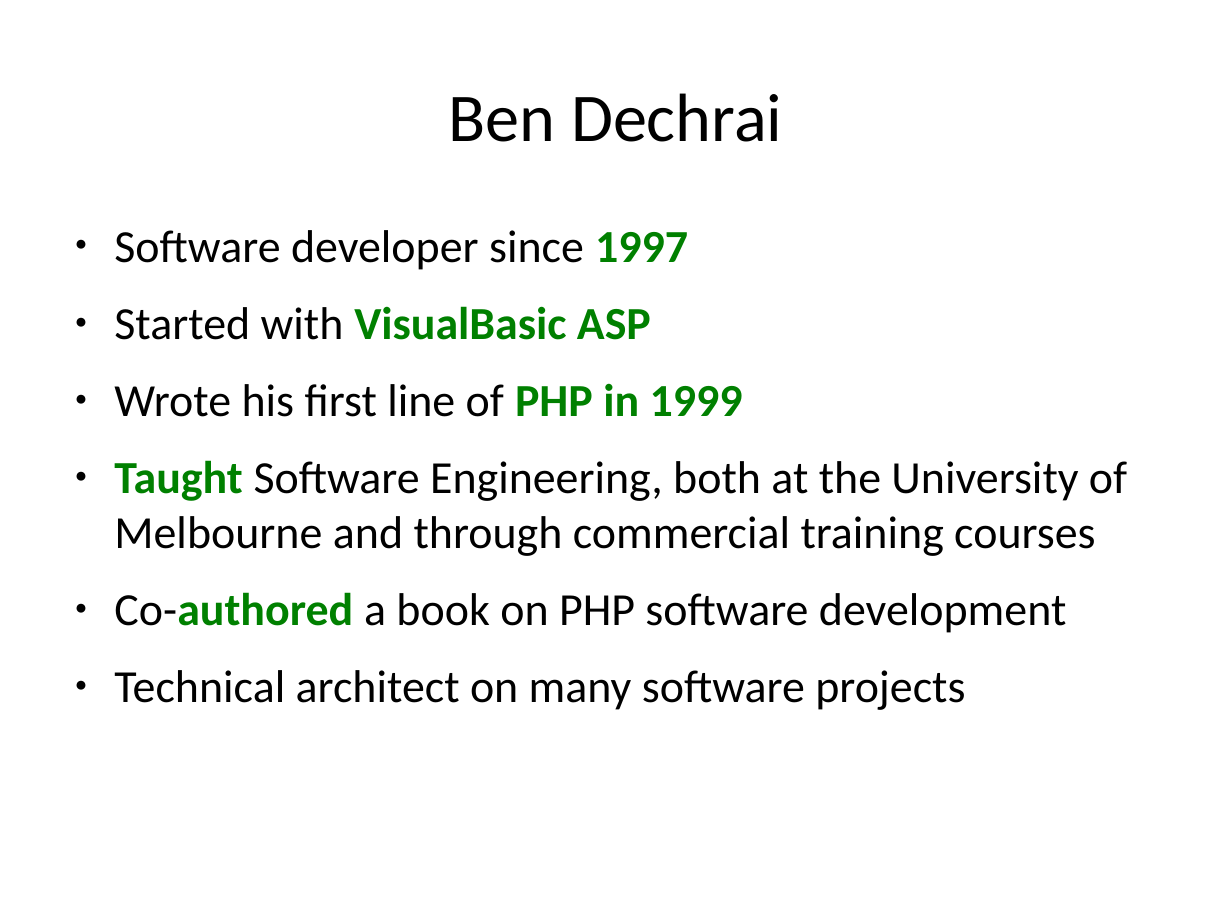
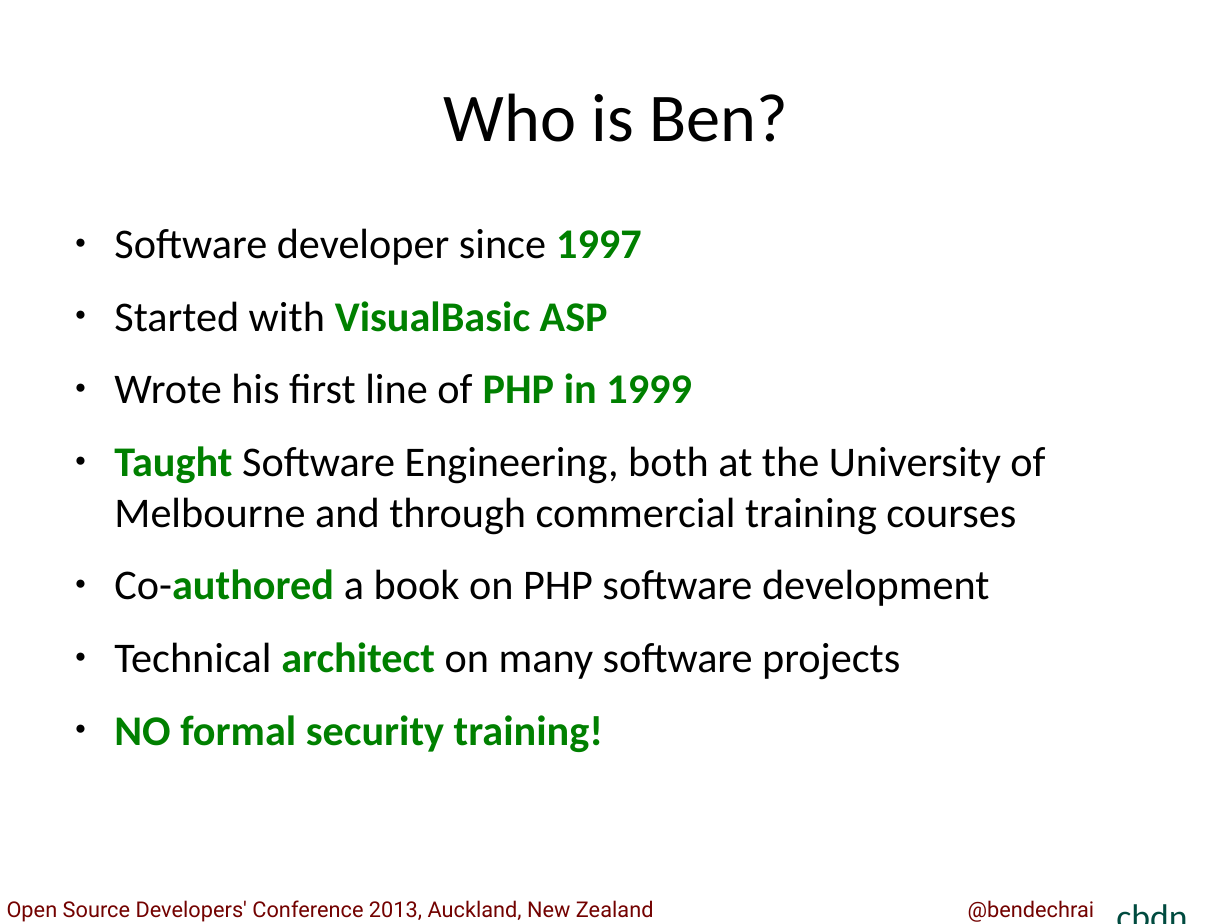
Before and after one commit to bendechrai/preso-understanding-php, a slide deck: slide 3 of Understanding PHP; a Guide to Security.odp (slide 2 before the commit). Drawn at 1232x924 pixels with LibreOffice and Linux fonts; fonts in the diff are those of the drawing. Boxes give left, top, right and bottom in pixels: in the first picture for what was removed or moved away, otherwise in the second. Text is boxed around its words. In the diff, an @@ line names an element or a change of style, - is before the commit and + after.

```diff
--- a/Understanding PHP; a Guide to Security.odp
+++ b/Understanding PHP; a Guide to Security.odp
@@ title at <box>443,93,787,142</box>: text changed @@
-Ben Dechrai
+Who is Ben?
@@ text at <box>114,228,1045,680</box>: size 29.6 to 27.2 pt; text colour #000000 to #008000, bold on in "architect" @@
@@ text at <box>114,715,603,752</box>: paragraph added @@
+● NO formal security training!
@@ text added at <box>1106,889,1232,924</box>, 23 pt, text #004B3F @@
+cbdn
@@ text added at <box>7,900,654,922</box>, 14 pt, text #730200 @@
+Open Source Developers' Conference 2013, Auckland, New Zealand
@@ text added at <box>968,900,1095,922</box>, 14 pt, text #730200 @@
+@bendechrai
```
Also in this commit, not shown: 16 other slides changed, 8 slides added, 7 slides removed, 8 other files.
